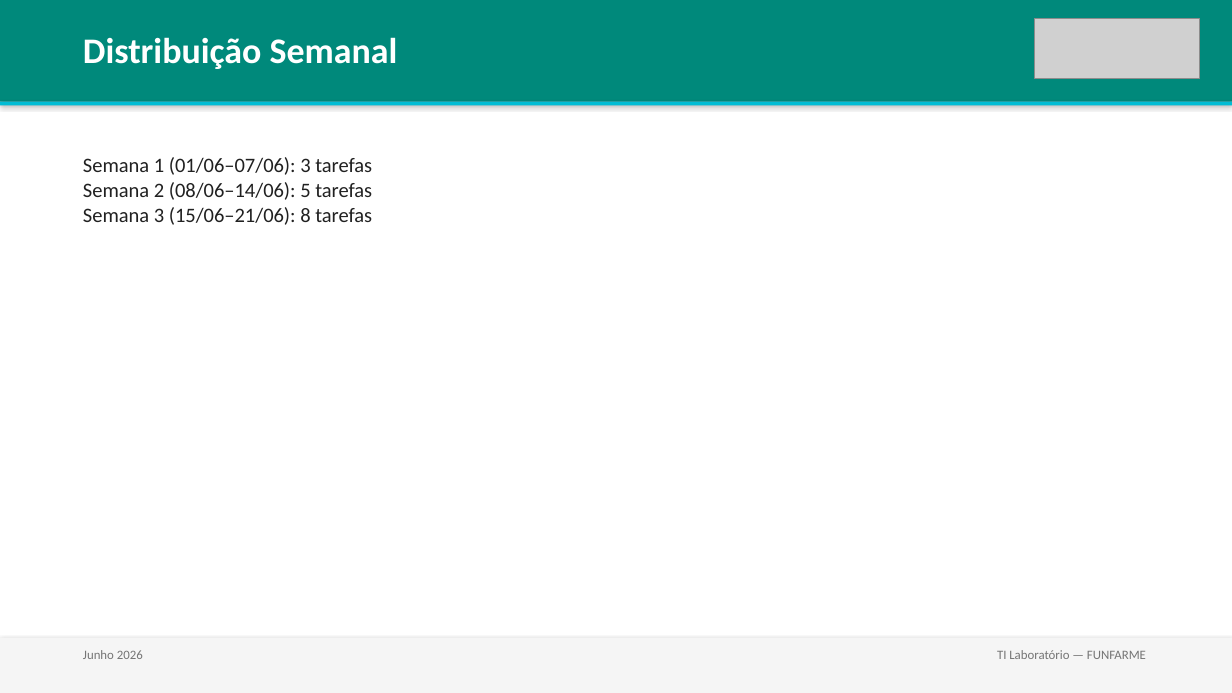
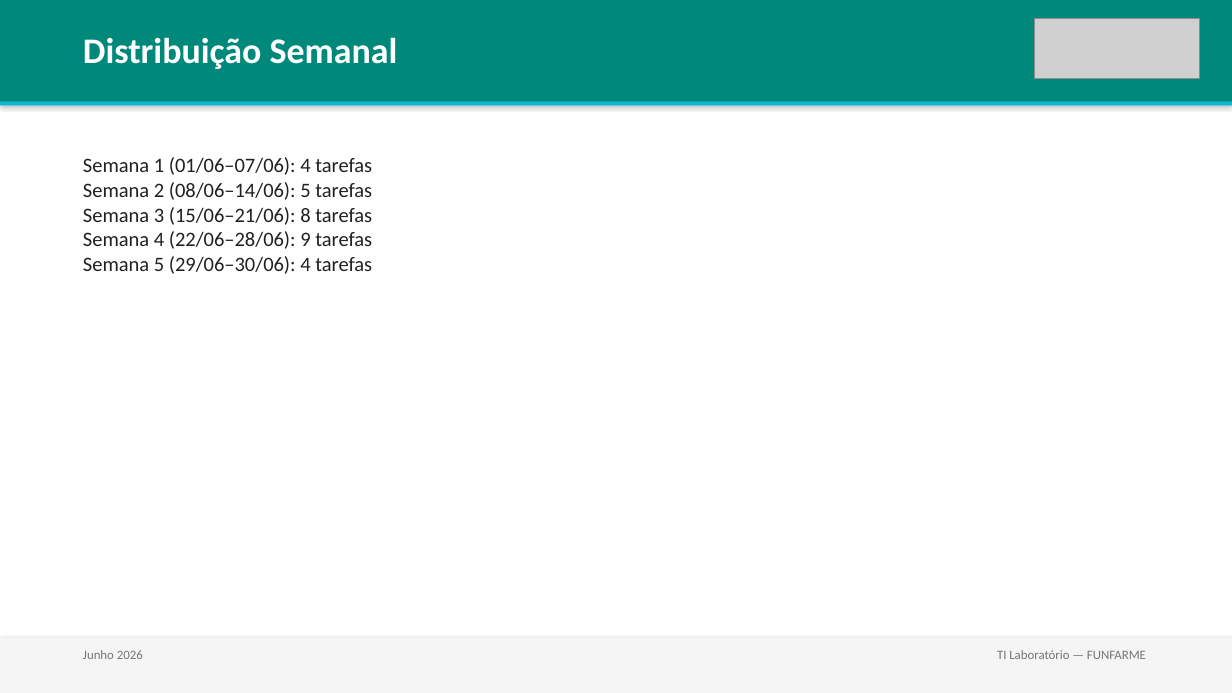
Before and after one commit to lab-central-hb/funfarme-kb, a slide deck: slide 3 of reports/2026-06_resumo-mensal.pptx. Drawn at 1232x693 pixels with LibreOffice and Linux fonts; fonts in the diff are those of the drawing; grey boxes stand for pictures. Boxes give left, top, right and bottom in pixels: in the first picture for what was removed or moved away, otherwise in the second. Text is boxed around its words. In the diff, an @@ line names an element or a change of style, - is before the commit and + after.

```diff
--- a/reports/2026-06_resumo-mensal.pptx
+++ b/reports/2026-06_resumo-mensal.pptx
@@ text at box(83, 157, 372, 274): text changed @@
-Semana 1 (01/06–07/06): 3 tarefas
-Semana 2 (08/06–14/06): 5 tarefas
-Semana 3 (15/06–21/06): 8 tarefas
+Semana 1 (01/06–07/06): 4 tarefas
+Semana 2 (08/06–14/06): 5 tarefas
+Semana 3 (15/06–21/06): 8 tarefas
+Semana 4 (22/06–28/06): 9 tarefas
+Semana 5 (29/06–30/06): 4 tarefas
```
Also in this commit, not shown: 6 other slides changed, 3 slides added, 1 other file.
